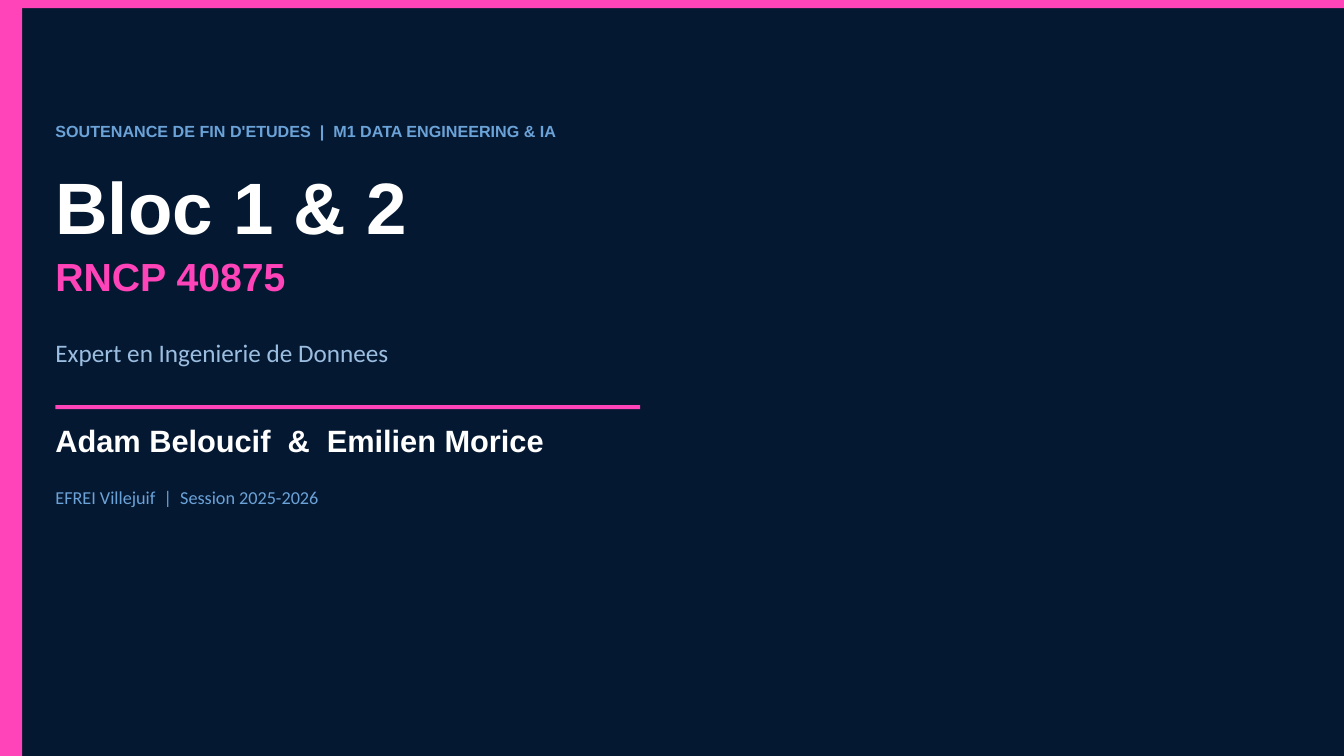
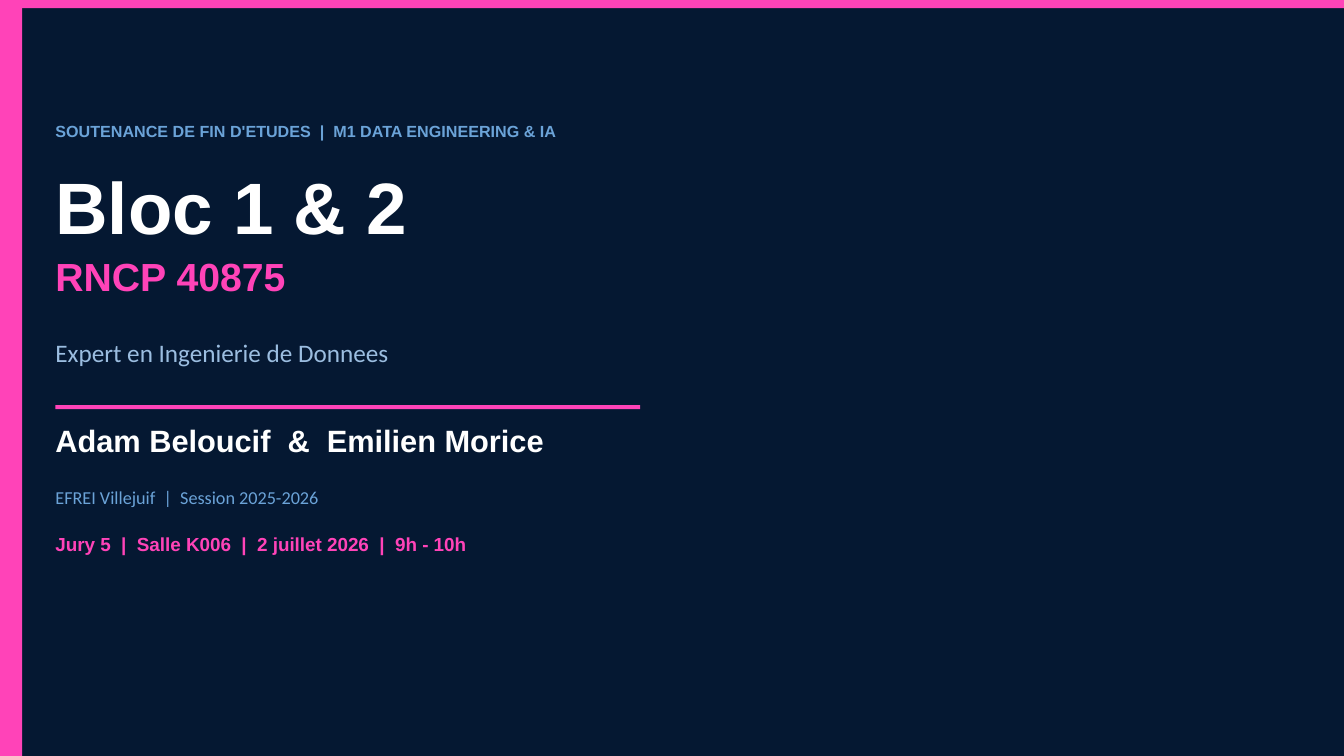
Before and after one commit to Adam-Blf/Soutenance-M1, a slide deck: slide 1 of Soutenance_Bloc1-2_Adam_Emilien.pptx. Drawn at 1344x756 pixels with LibreOffice and Linux fonts; fonts in the diff are those of the drawing. Boxes give left, top, right and bottom in pixels: in the first picture for what was removed or moved away, otherwise in the second. Text is boxed around its words. In the diff, an @@ line names an element or a change of style, - is before the commit and + after.

Commit message:
fix: add jury info (Jury5 K006 2jul 9h) + correct GPT-2/JSON/0.40 in build_pptx

```diff
--- a/Soutenance_Bloc1-2_Adam_Emilien.pptx
+++ b/Soutenance_Bloc1-2_Adam_Emilien.pptx
@@ text added at [55,537,466,555], 13.5 pt, text #FF43B8, bold @@
+Jury 5 | Salle K006 | 2 juillet 2026 | 9h - 10h
```
Also in this commit, not shown: 5 other slides changed, 1 other file.
